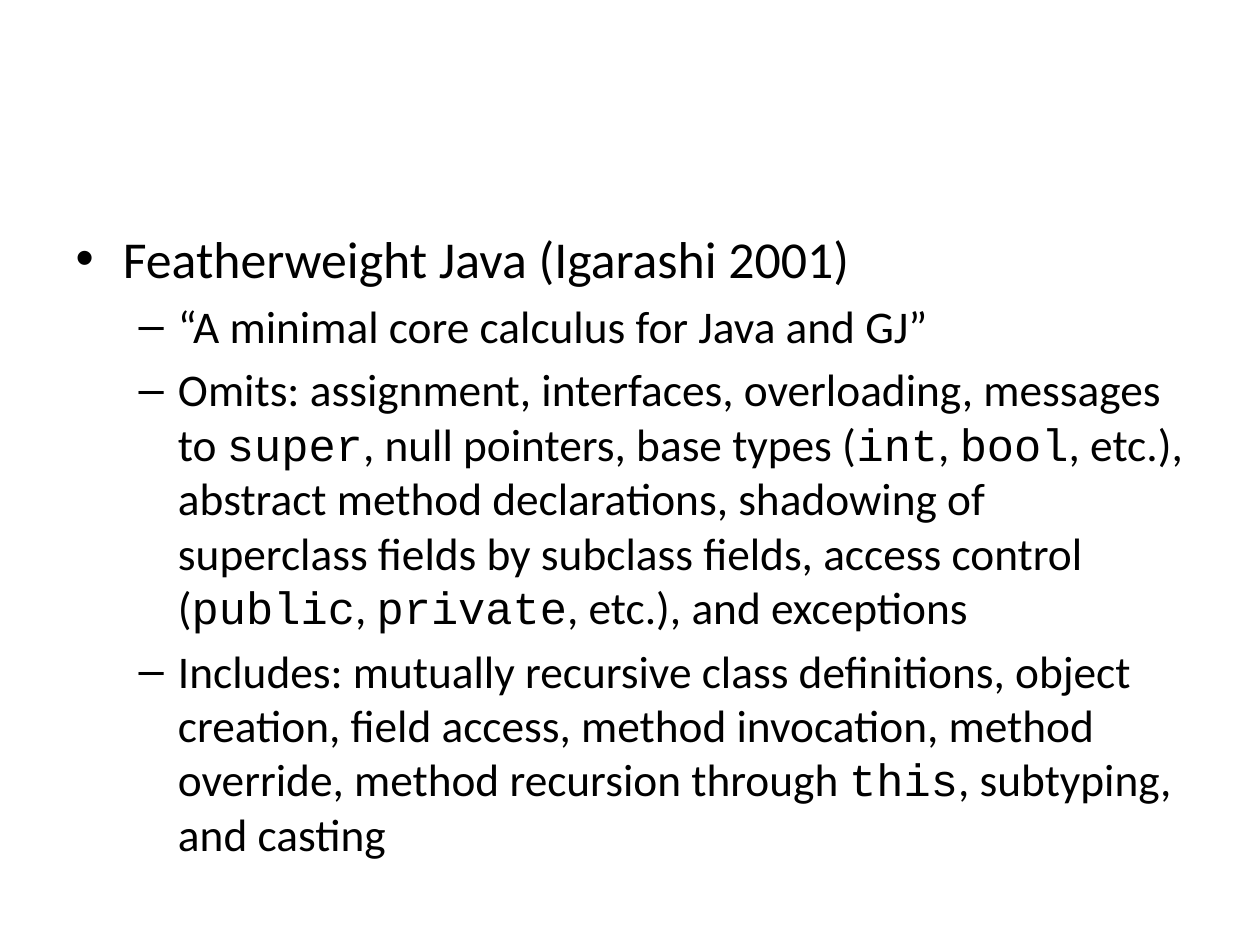
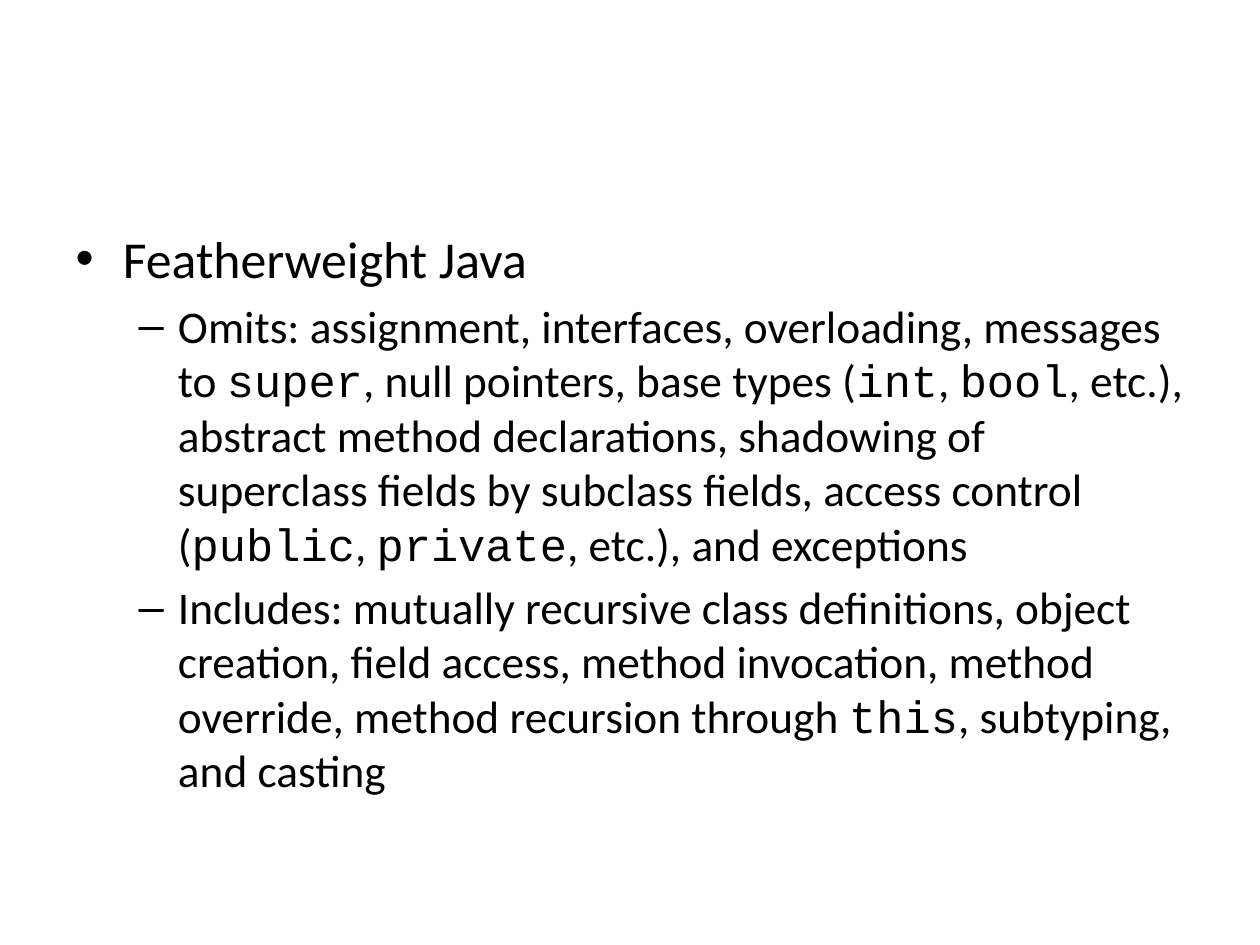
Before and after one commit to tgduckworth/FeatherEvaluator, a slide deck: slide 5 of Document/Presentation.pptx (slide 3 before the commit). Drawn at 1260x945 pixels with LibreOffice and Linux fonts; fonts in the diff are those of the drawing; background and template pictures are left out. Boxes give left, top, right and bottom in pixels: in the first picture for what was removed or moved away, otherwise in the second. Text is boxed around its words. In the diff, an @@ line names an element or a change of style, - is before the commit and + after.

```diff
--- a/Document/Presentation.pptx
+++ b/Document/Presentation.pptx
@@ text at (123, 242, 527, 287): text changed; size 25.9 to 29.6 pt @@
-• Featherweight Java (Igarashi 2001)
-  – “A minimal core calculus for Java and GJ”
+• Featherweight Java
```
Also in this commit, not shown: 2 other slides changed, 23 slides added, 4 slides removed, 2 other files.
